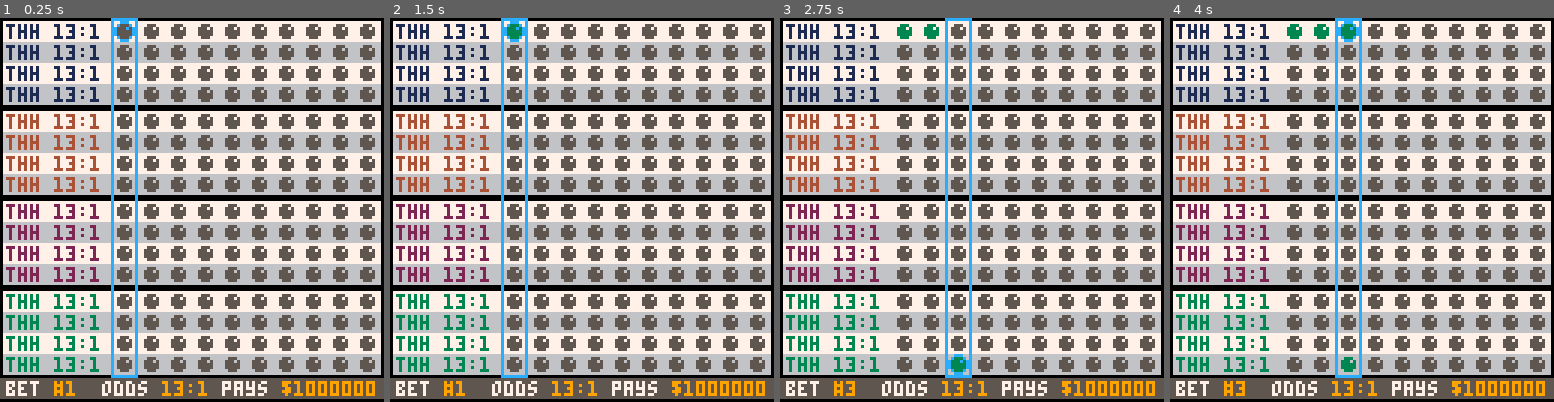
Above: before the commit, frames 1-4 (left to right).
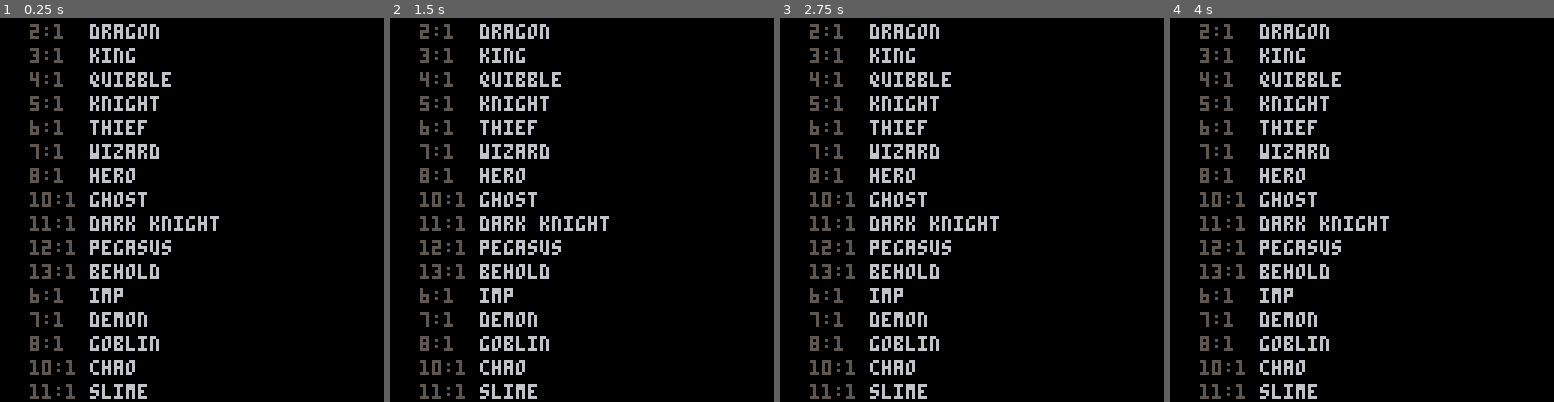
Above: after the commit, the same moments.

Repository: suspicious-smoke/club-bets-pico8
Game: PICO-8 cartridge club-bets.p8
Two runs of this game, one before a commit and one after it. Both use one fixed random seed, a clock stepped at 60 frames per second and the inputs below.
Inputs:
- Up to frame 1 (0.25 s): no input
- Up to frame 2 (1.5 s): tap X (X key) at 0.33, 1.07 s; tap O (Z key) at 0.7 s
- Up to frame 3 (2.75 s): hold Right 1.6-2.1 s; tap O (Z key) at 1.7, 2.1, 2.5 s; tap X (X key) at 1.85 s; hold Up 2.15-2.42 s; hold Right from 2.47 s (still down)
- Up to frame 4 (4 s): tap O (Z key) at 2.9, 3.3, 3.7 s; tap X (X key) at 2.97 s; release Right at 3.03 s; hold Left 3.08-3.58 s; hold Down 3.63-3.97 s

The runs differ from the first frame. In frame 1, 90% of the frame differs, in the area x 0-100%, y 0-100%; in frame 2, 90%; in frame 3, 90%; in frame 4, 90%.

Commit message:
work on calculate odds

Diff:
--- a/club-bets.p8
+++ b/club-bets.p8
@@ -42,7 +42,6 @@
 		{"king","kng",18},
 	}
 	arenas={}
-	plyr_base={11,13,9,10}
 
 	--used the helpful table from https://gurpsland.no-ip.org/articles/d6chance.htm
 	d6x3={
@@ -52,9 +51,11 @@
 	--prob of 3d6 from 3-18
 
 	odds={}
+	bet_odds={}
 	_upd=blank
 	_drw=blank
-	init_quickbetpage()
+	--init_quickbetpage()
+	fill_arenas()
 end
 
 function blank() end
@@ -68,11 +69,10 @@
 
 function _draw()
 	cls()
---	for i=1,4 do
---		print(odds[i].."%",10,8*i)
---		print(get_display_odds(odds[i])..":1",30,8*i)
---	end
-
+	for i=1,16 do
+		print(bet_odds[i]..":1",10,i*8-6,5)
+		print(players[arenas[i]][1],30,i*8-6,6)
+	end
 	_drw()
 
 	--debug
@@ -132,7 +132,7 @@
 	local gc={1,4,2,3}--arena text colors
 
 	for i=1,16 do--players in arenas
-
+		arenas=54325--odds={odds for player 1-16}
 	end
 	for i=1,4 do--arena
 		for j=1,4 do--player
@@ -165,48 +165,51 @@
 function calculate_odds()
 	--loop through the players
 	odds={}
-	for _arena=1,4 do
-		for _cplyr=1,4 do
-			local total_prob=0
-			local _plyr=(1-_arena)*4+_cplyr--gets the arena from the list of 16 (ie 1-4,5-8, etc)
-			local p_base=players[_plyr][3]
-			--16 possibilities for dice rolls
-			for die=3,18 do
-				local p_prob=d6x3[die]
-				local p_score=p_base+die
-				-- we have our die roll
-				--opponent probabilities
-				for _copp=1,4 do
-					local _opp=(1-_arena)*4+_copp
-					if _opp!=_plyr then--opp!=plyr
-						local o_prob=0
-						local o_base=players[_opp]
-						for o_die=3,18 do
-							--get player scores that beat opponent's score
-							if o_base+o_die<p_score then
-								o_prob+=d6x3[o_die]
-							end
+	arena_opp_off=0
+	for _arena_index=1,16 do
+		local _plyr_id=arenas[_arena_index]
+		local total_prob=0
+		local p_base=players[_plyr_id][3]
+		for die=3,18 do
+			local p_prob=d6x3[die]
+			local p_score=p_base+die
+			-- we have our die roll
+			--opponent probabilities
+			for _copp=1,4 do
+				local _opp_id=arenas[arena_opp_off+_copp]
+				if _opp_id!=_plyr_id then
+					local o_prob=0
+					local o_base=players[_opp_id][3]
+					for o_die=3,18 do
+						--get player scores that beat opponent's score
+						if o_base+o_die<p_score then
+							o_prob+=d6x3[o_die]
 						end
-						--multiply opponent prob to player prob
-						p_prob=p_prob*o_prob
 					end
+					--multiply opponent prob to player prob
+					p_prob=p_prob*o_prob
 				end
-				total_prob+=p_prob
 			end
-			add(odds,ceil(total_prob*100))
-		end
-	end
-
-
-end
-
-
-function get_display_odds(_odd)
-	local _percs={40,30,25,20,15,10,7, 5, 3, 4, 1}
-	local _podds={2, 3, 4, 5, 6, 7, 8,10,11,12,13}
-	for i=1,#_percs do
-		if _odd>=_percs[i] then
-			return _podds[i]
+			total_prob+=p_prob
+		end
+		if _arena_index%4==0 then
+			arena_opp_off+=4
+		end
+		add(odds,ceil(total_prob*100))
+	end
+	get_bet_odds()
+end
+
+
+function get_bet_odds()
+	bet_odds={}
+	for odd_index=1,16 do
+		local _percs={40,30,25,20,15,10,7, 5, 3, 4, 1}
+		local _podds={2, 3, 4, 5, 6, 7, 8,10,11,12,13}
+		for i=1,#_percs do
+			if odds[odd_index]>=_percs[i] then
+				add(bet_odds,_podds[i])
+			end
 		end
 	end
 end
